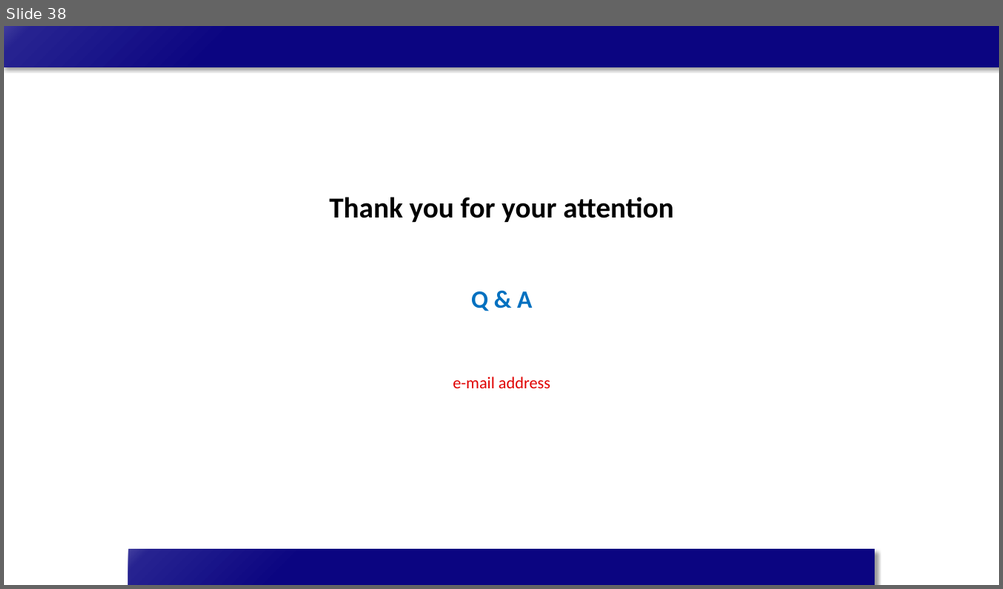
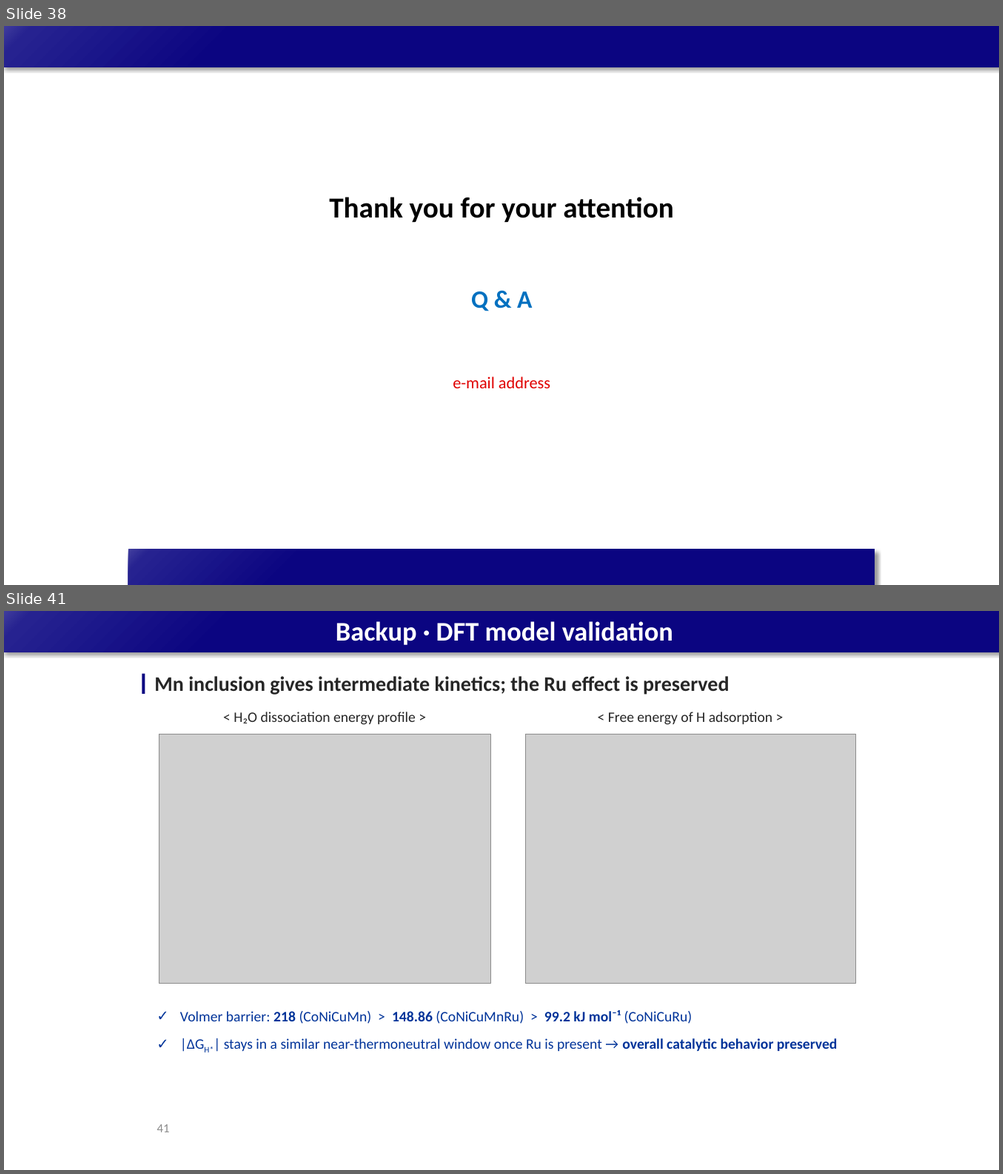
Before and after one commit to limsj0204/letter, a slide deck: 학위논문_디펜스_발표자료_5시료.pptx. Shown one above the other, each under a label of ours: slide 38 before the commit, slides 38 and 41 after it; the slides between them are not shown. The pictures are 1003x589 and 1003x1174 pixels, drawn with LibreOffice and Linux fonts; fonts in the diff are those of the drawing; grey boxes stand for pictures. Boxes give left, top, right and bottom in pixels: in the first picture for what was removed or moved away, otherwise in the second. Text is boxed around its words. In the diff, an @@ line names an element or a change of style, - is before the commit and + after.

```diff
--- a/학위논문_디펜스_발표자료_5시료.pptx
+++ b/학위논문_디펜스_발표자료_5시료.pptx
@@ slide 41 added at [4,611,999,1170], background #FFFFFF; not listed: 1 template element that a slide beside it also shows @@
@@ title added at [336,621,673,645], 26 pt, text #FFFFFF, bold @@
+Backup · DFT model validation
@@ rectangle added at [142,674,145,694], fill #0B0581 @@
@@ text added at [154,676,728,695], 20 pt, text #262626, bold @@
+Mn inclusion gives intermediate kinetics; the Ru effect is preserved
@@ text added at [233,712,415,725], 14 pt, text #262626 @@
+< H₂O dissociation energy profile >
@@ text added at [608,712,772,725], 14 pt, text #262626 @@
+< Free energy of H adsorption >
@@ picture added at [159,734,490,984] @@
@@ picture added at [526,734,855,984] @@
@@ text added at [180,1011,837,1051], 14 pt, text #003399 @@
+✓ Volmer barrier: 218 (CoNiCuMn) > 148.86 (CoNiCuMnRu) > 99.2 kJ mol⁻¹ (CoNiCuRu)
+✓ |ΔGH*| stays in a similar near-thermoneutral window once Ru is present → overall catalytic behavior preserved
@@ page number added at [157,1125,170,1133], 12 pt, text #8C8C8C @@
+41
```
Also in this commit, not shown: 3 other slides added.
